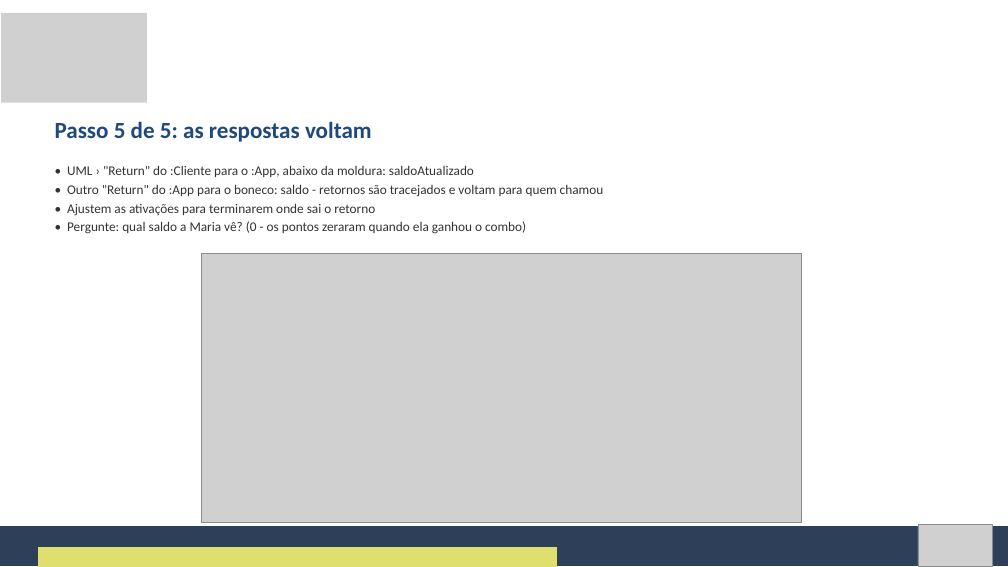
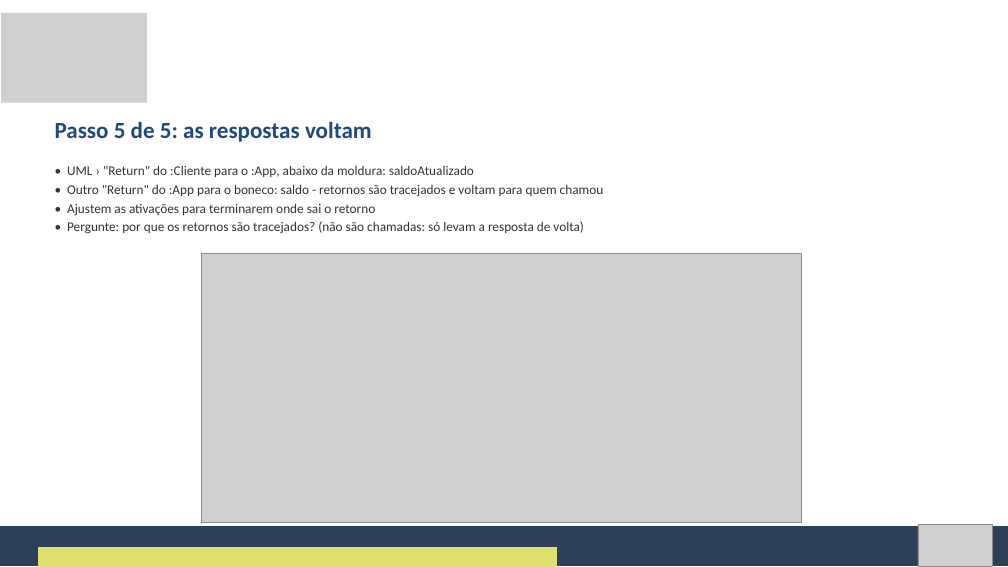
Before and after one commit to Natan20/Curso-Modelagem-De-Sistemas-Material, a slide deck: slide 70 of Aula 08 - 09-10-2026/Aula 8 - Slides.pptx (slide 74 before the commit). Drawn at 1008x567 pixels with LibreOffice and Linux fonts; fonts in the diff are those of the drawing; grey boxes stand for pictures. Boxes give left, top, right and bottom in pixels: in the first picture for what was removed or moved away, otherwise in the second. Text is boxed around its words. In the diff, an @@ line names an element or a change of style, - is before the commit and + after.

Commit message:
Aula 8: atividade guiada direto nos passos, sem slides de história
Remove os slides da história, 'quem é quem', 'primeiro no quadro',
'lendo o mapa da tela' e 'conferindo com dois clientes' (122 -> 117 slides);
troca 'Maria' por 'o cliente'. Apostila (docx/pdf) acompanha.

```diff
--- a/Aula 08 - 09-10-2026/Aula 8 - Slides.pptx
+++ b/Aula 08 - 09-10-2026/Aula 8 - Slides.pptx
@@ text at <box>67,221,584,234</box>: text changed @@
-• Pergunte: qual saldo a Maria vê? (0 - os pontos zeraram quando ela ganhou o combo)
+• Pergunte: por que os retornos são tracejados? (não são chamadas: só levam a resposta de volta)
```
Also in this commit, not shown: 6 other slides changed, 5 slides removed, 2 other files.
